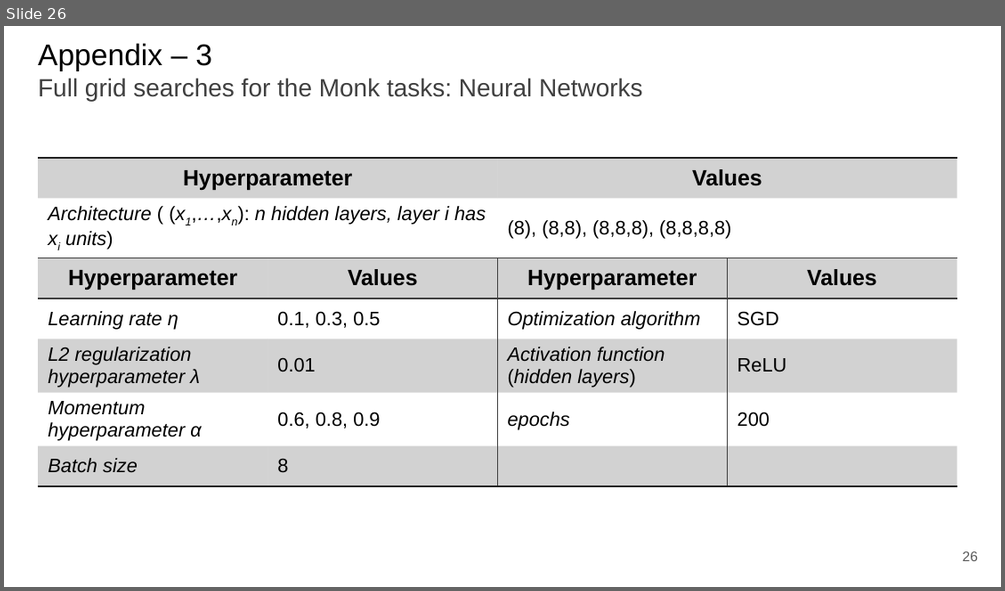
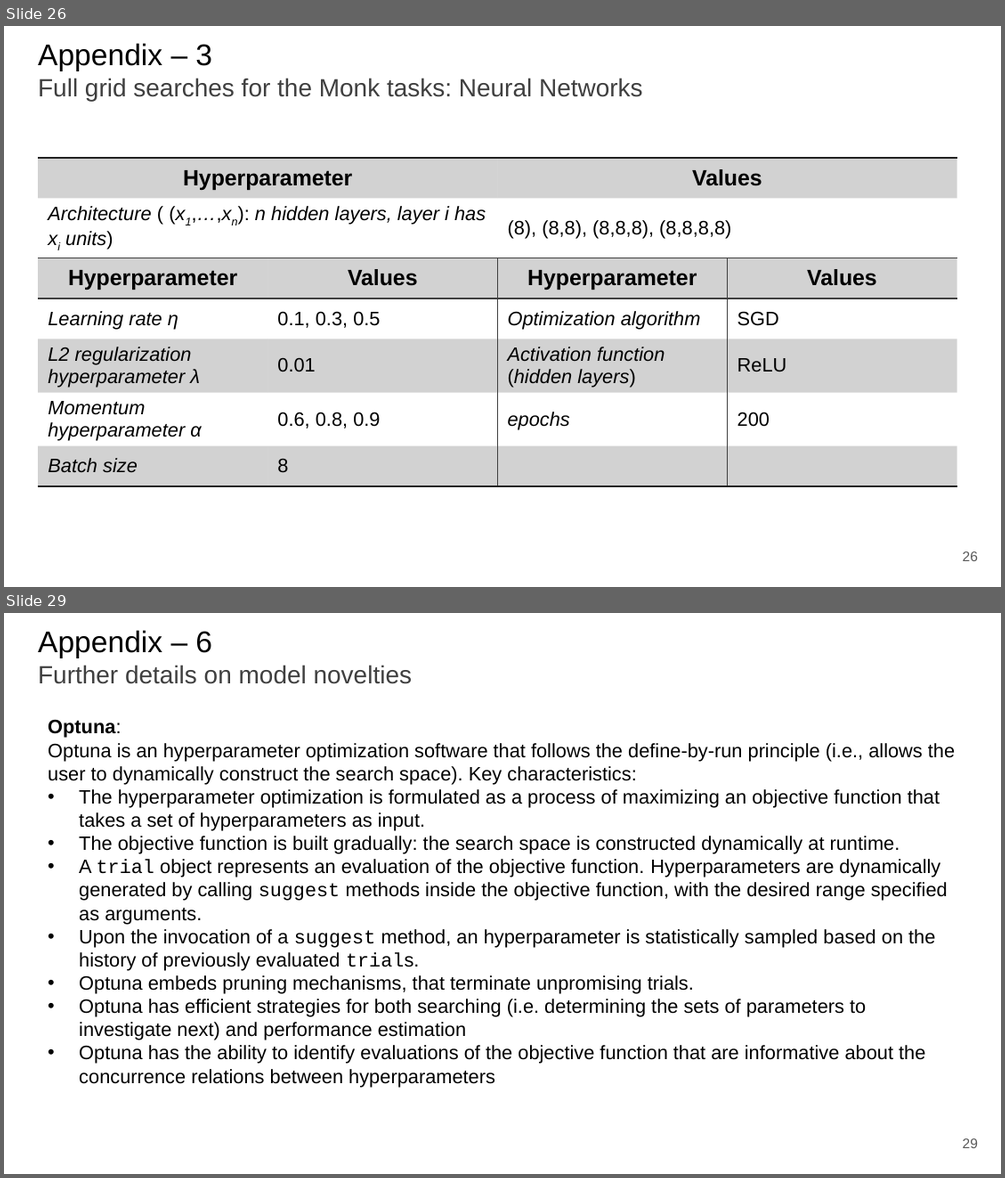
Before and after one commit to paolo-junior-mollica/machine-learning-project, a slide deck: relazione/ML-2023-PRJ-Slides-Demo.pptx. Shown one above the other, each under a label of ours: slide 26 before the commit, slides 26 and 29 after it; the slides between them are not shown. The pictures are 1005x591 and 1005x1178 pixels, drawn with LibreOffice and Linux fonts; fonts in the diff are those of the drawing. Boxes give left, top, right and bottom in pixels: in the first picture for what was removed or moved away, otherwise in the second. Text is boxed around its words. In the diff, an @@ line names an element or a change of style, - is before the commit and + after.

```diff
--- a/relazione/ML-2023-PRJ-Slides-Demo.pptx
+++ b/relazione/ML-2023-PRJ-Slides-Demo.pptx
@@ slide 29 added at (x1=4, y1=613, x2=1001, y2=1174), background #FFFFFF @@
@@ title added at (x1=38, y1=630, x2=412, y2=684), 18 pt, text #3F3F3F @@
+Appendix – 6
+Further details on model novelties
@@ text added at (x1=48, y1=719, x2=955, y2=1086), 14 pt, text #000000 @@
+Optuna:
+Optuna is an hyperparameter optimization software that follows the define-by-run principle (i.e., allows the user to dynamically construct the search space). Key characteristics:
+• The hyperparameter optimization is formulated as a process of maximizing an objective function that takes a set of hyperparameters as input.
+• The objective function is built gradually: the search space is constructed dynamically at runtime.
+• A trial object represents an evaluation of the objective function. Hyperparameters are dynamically generated by calling suggest methods inside the objective function, with the desired range specified as arguments.
+• Upon the invocation of a suggest method, an hyperparameter is statistically sampled based on the history of previously evaluated trials.
+• Optuna embeds pruning mechanisms, that terminate unpromising trials.
+• Optuna has efficient strategies for both searching (i.e. determining the sets of parameters to investigate next) and performance estimation
+• Optuna has the ability to identify evaluations of the objective function that are informative about the concurrence relations between hyperparameters
@@ page number added at (x1=963, y1=1138, x2=978, y2=1148), 10 pt, text #595959 @@
+29
```
Also in this commit, not shown: 12 slides changed.
